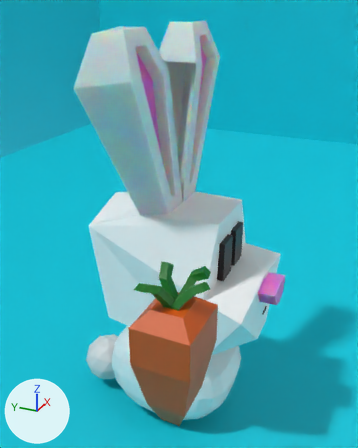
A saved change to the Blender file bunny/src/references/bunny.blend.
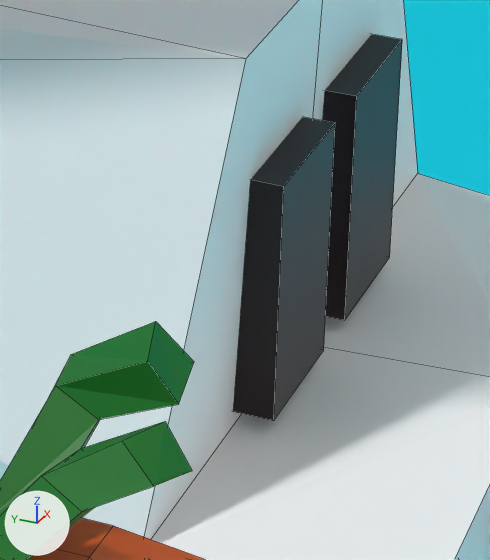
The first picture shows the older version from a 50 mm lens placed at (-6.59, -2.88, 6.98), pointed at (-0.22, -0.02, 3.8). The close-ups show both versions on the part from 50% to 72% of the width and 48% to 68% of the height of that picture; other places that the commit changed are outside them. Every picture has the same lights, and +X, +Y and +Z are marked at lower left. The close-ups show mesh edges as thin lines.

The scene before the commit, as lines of its bpy script (objects in view):
```python
me_cube = bpy.data.meshes.new('Cube')
me_cube.from_pydata(...)  # a box spanning x -0.181..0.181, y -0.074..0.074, z -0.306..0.306
me_cube.materials.append(mat_eyes)  # black #1a0509
me_cube_001 = bpy.data.meshes.new('Cube.001')
me_cube_001.from_pydata(...)  # 79 vertices, 72 faces; spans x -1.65..1.65, y -4.09..-1.22, z -1.0..3.6
# faces by material slot: [22, 14, 36]
me_cube_001.materials.append(mat_bunny_body)  # white #ffffff
me_cube_001.materials.append(mat_nose)  # pink #e766cc
me_cube_001.materials.append(mat_ears)  # white #e7e7e7
me_plane = bpy.data.meshes.new('Plane')
me_plane.from_pydata(...)  # 12 vertices, 5 faces; spans x -20.3..20.3, y -20.3..20.3, z 0.0..40.9
me_plane.materials.append(mat_background)  # cyan #0ed3e7
ob_eyes = bpy.data.objects.new('eyes', me_cube)
ob_eyes.parent = ob_head_group
ob_eyes.matrix_parent_inverse = Matrix(((1.0, 0.0, 0.0, 0.0366), (0.0, 1.0, 0.0, 1.605), (0.0, 0.0, 1.0, -2.066), (0.0, 0.0, 0.0, 1.0)))
ob_eyes.location = (0.261, -3.228, 3.405)
_m = ob_eyes.modifiers.new('Mirror', 'MIRROR')
_m.mirror_object = ob_head
ob_floor = bpy.data.objects.new('floor', me_plane)
ob_floor.location = (0.0, -5.966, 0.0)
ob_head = bpy.data.objects.new('head', me_cube_001)
ob_head.parent = ob_head_group
ob_head.matrix_parent_inverse = Matrix(((1.0, 0.0, 0.0, 0.0366), (0.0, 1.0, 0.0, 1.605), (0.0, 0.0, 1.0, -2.066), (0.0, 0.0, 0.0, 1.0)))
ob_head.location = (0.0, 0.0, 3.054)
# also in view: 'carrot' at (-2.32, -0.91, 3.2)
```
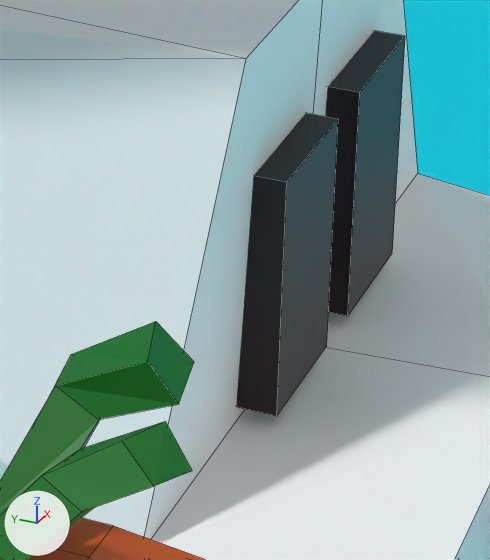
The change, as a diff of the scene's bpy script:
```diff
--- a/bunny/src/references/bunny.blend.py
+++ b/bunny/src/references/bunny.blend.py
@@ me_cube @@
 # used by ob_eyes; parent = ob_head_group; location = (0.261, -3.228, 3.405)
-me_cube.from_pydata(...)  # 8 vertices, 6 faces; spans x -0.181..0.181, y -0.074..0.074, z -0.306..0.306
+me_cube.from_pydata(...)  # 16 vertices, 12 faces; spans x -0.439..0.445, y -0.074..0.074, z -0.306..0.306
+# me_cube part 1: the whole mesh is rebuilt
 me_cube.materials.append(mat_eyes)
@@ ob_eyes @@
 ob_eyes.matrix_parent_inverse = Matrix(((1.0, 0.0, 0.0, 0.0366), (0.0, 1.0, 0.0, 1.605), (0.0, 0.0, 1.0, -2.066), (0.0, 0.0, 0.0, 1.0)))
-ob_eyes.location = (0.261, -3.228, 3.405)
-_m = ob_eyes.modifiers.new('Mirror', 'MIRROR')
-_m.mirror_object = ob_head
+ob_eyes.location = (0.0198, -3.228, 3.405)
```

Location of each change, (x1, y1, x2, y2) in pixels of the close-ups (490 x 560 px):
'eyes', reshaped, moved, modifiers changed
    before: (233, 34, 402, 421)
    after: (236, 31, 405, 416)
